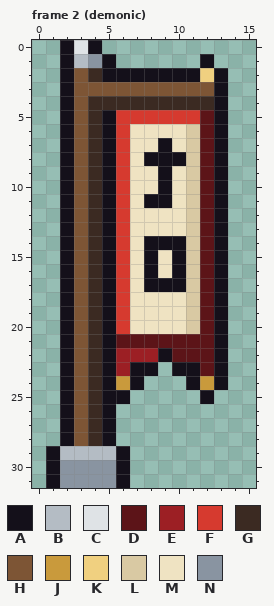
Two states of a pixel-art file, art/decorations/sect_banner.aseprite. The picture above was drawn from the file before the commit.
16x32 pixels, 3 frames. Colours within 5 levels of each other are drawn and written as one. Shown: frame 2 (demonic). The commit also changed other frames, which this record leaves out.
Palette (. is transparent): A #14101a  B #b4bcc4  C #dfe3e6  D #5c1418  E #9c1f24  F #d63a2f  G #3b2a22  H #7d5535  J #c99a3c  K #f0d080  L #d9c9a3  M #efe3c2  N #8994a1
Once edited:
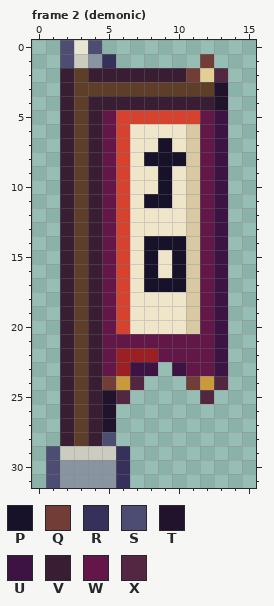
Colours new in this view: P #171229  Q #723c37  R #36315b  S #4d4d73  T #22132c  U #3d1344  V #391d32  W #631648  X #532741
What changed:
Colour B changes from #b4bcc4 to #caccbf.
Colour C changes from #dfe3e6 to #e9e5d3.
Colour F changes from #d63a2f to #d6422e.
Colour H changes from #7d5535 to #5e3d29.
Colour K changes from #f0d080 to #e3ce93.
Colour M changes from #efe3c2 to #efe5c9.
Frame 2 (demonic):
Colour A becomes colour P in row 7 at x 9; in row 8 at x 8 to 10; in rows 9 to 10 at x 9; in row 11 at x 8 to 9; in row 14 at x 8 to 10; in rows 15 to 16 at x 8 and 10.
Colour A becomes colour P in row 17 at x 8 to 10.
Colour A becomes colour Q in row 1 at x 12; in row 2 at x 11; in row 24 at x 5 and 11.
Colour A becomes colour R in row 1 at x 5; in rows 29 to 31 at x 6.
Colour A becomes colour S in row 0 at x 2 and 4; in row 1 at x 2; in row 28 at x 5; in rows 29 to 31 at x 1.
Colour A becomes colour T in rows 3 to 4 at x 13; in rows 25 to 27 at x 5.
Colour A becomes colour U in rows 5 to 22 at x 13; in row 23 at x 7 to 8, 10 and 13.
Colour A becomes colour V in row 2 at x 2 and 5 to 10; in rows 3 to 28 at x 2.
Colour G becomes colour V in row 2 at x 4; in row 4 at x 4 to 12; in rows 5 to 28 at x 4.
Colour A becomes colour W in rows 5 to 21 at x 5; in row 22 at x 5 and 9; in row 23 at x 5 and 11.
Colour D becomes colour W in rows 5 to 20 at x 12; in row 21 at x 6 to 12; in row 22 at x 10 to 12; in row 23 at x 12.
Colour A becomes colour X in row 2 at x 13; in row 24 at x 7 and 13; in row 25 at x 6 and 12.
Pixel boxes of the changes (left, top, right, bottom) in both pictures:
changed: (46, 40, 228, 488)
